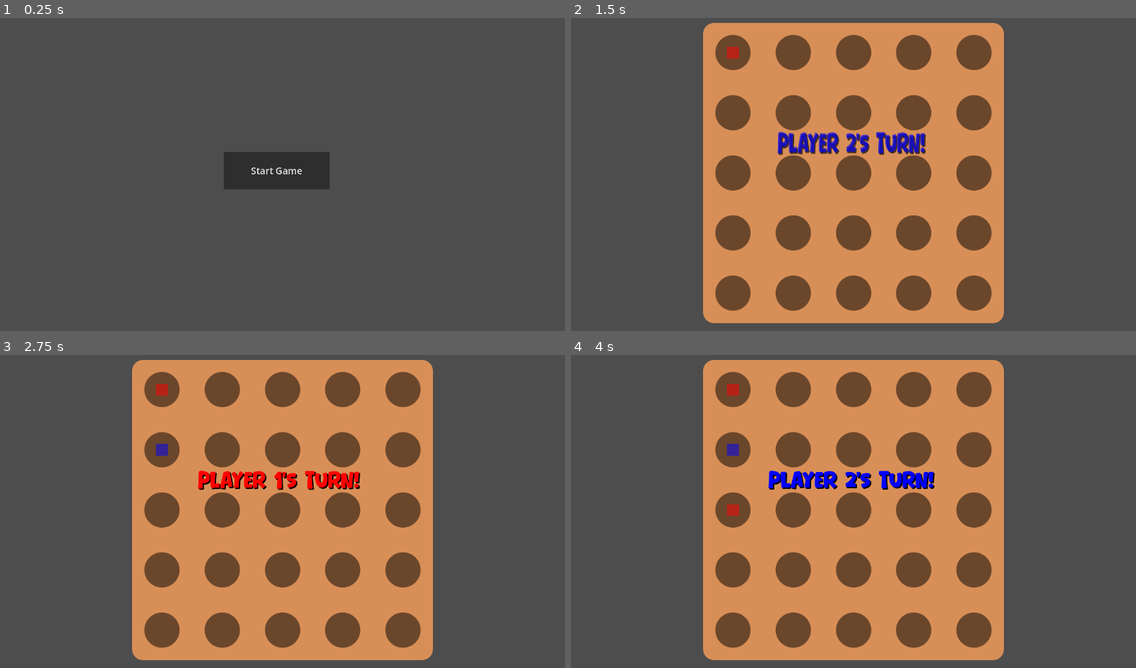
Above: before the commit, frames 1-4 (two rows, left to right).
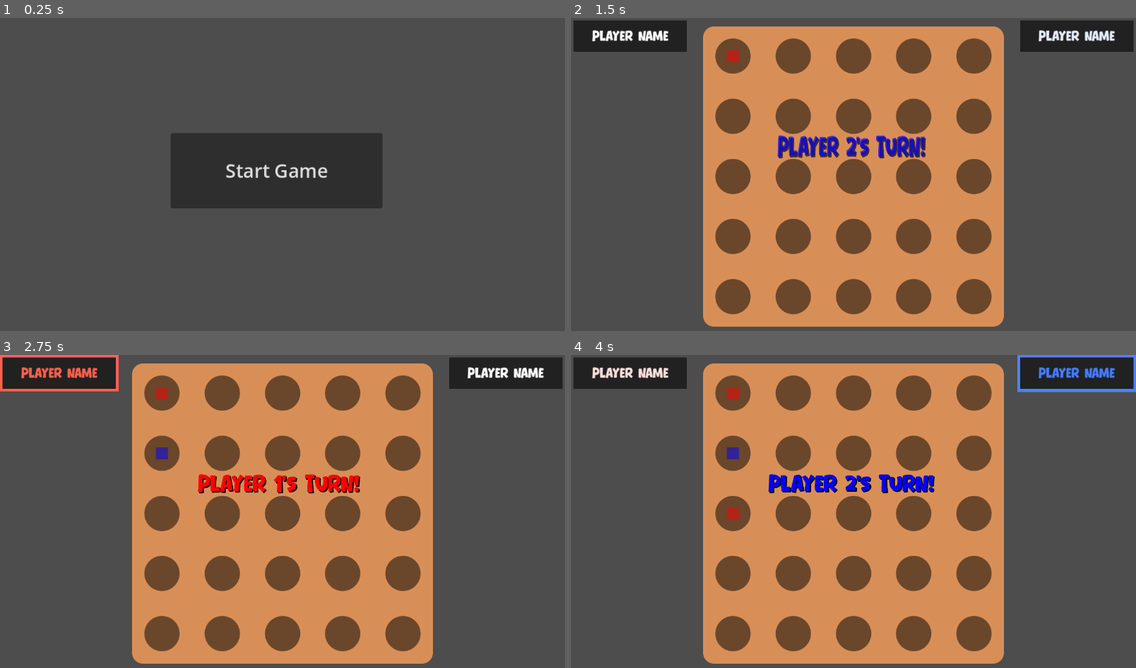
Above: after the commit, the same moments.

Repository: morfyy/4square
Game: Godot game, scene res://scenes/menu.tscn
Two runs of this game, one before a commit and one after it. Both use one fixed random seed, a clock stepped at 60 frames per second and the inputs below.
Inputs (mouse positions are in pixels of both pictures, inside the frame that each line leads up to; where the layout moved, square brackets give the same spot in the first picture):
- Up to frame 1 (0.25 s): no input
- Up to frame 2 (1.5 s): click "Start Game" at 0.5 s; click (734, 55) [734, 52] at 1.25 s
- Up to frame 3 (2.75 s): click (163, 448) at 2.02 s
- Up to frame 4 (4 s): click (734, 452) at 2.77 s; click (734, 511) at 3.52 s

The runs differ from the first frame. In frame 1, 7.1% of the frame differs, in the area x 30-68%, y 36-61%; in frame 2, 10%; in frame 3, 11%; in frame 4, 11%, in the area x 0-100%, y 0-99%.

Commit message:
feat: Implement player icons.

Diff:
--- a/custom_nodes/mobile_control.gd
+++ b/custom_nodes/mobile_control.gd
@@ -10,7 +10,7 @@
 
 func _ready() -> void:
 	on_mobile = OS.get_name()=="Android" or OS.get_name()=="iOS"
-	#on_mobile = true # debug
+	on_mobile = true # debug
 	get_window().size_changed.connect(on_window_size_changed)
 	on_window_size_changed()
 
--- a/scenes/game.gd
+++ b/scenes/game.gd
@@ -9,6 +9,8 @@
 
 @onready var players:Node = $players
 var active_player:int = 0
+
+@onready var icons:Array = [$player1/PlayerIcon, $player2/PlayerIcon]
 
 func get_active_player() -> Player:
 	return players.get_child(active_player)
@@ -53,9 +55,11 @@
 	board.get_child(at_hole).set_value(by)
 
 	get_active_player().is_active = false
+	icons[active_player].deactivate()
 	active_player += 1
 	active_player = active_player % players.get_child_count()
 	get_active_player().is_active = true
+	icons[active_player].activate()
 
 	pop_message(get_active_player().username+"'s turn!", [Color.RED,Color.BLUE][active_player] )
 
--- a/scenes/game.tscn
+++ b/scenes/game.tscn
@@ -1,10 +1,11 @@
-[gd_scene load_steps=9 format=3 uid="uid://b6ksn1iad1qij"]
+[gd_scene load_steps=10 format=3 uid="uid://b6ksn1iad1qij"]
 
 [ext_resource type="Script" uid="uid://55nqiebafw32" path="res://scenes/game.gd" id="1_uwrxv"]
 [ext_resource type="Script" uid="uid://c478wosx0cfy3" path="res://scenes/board.gd" id="2_lnu2h"]
 [ext_resource type="Script" uid="uid://d38n3go2r0oya" path="res://custom_nodes/mobile_control.gd" id="2_yqjtg"]
 [ext_resource type="Texture2D" uid="uid://b7gdkmb15vvwm" path="res://assets/npatch.png" id="3_lbhrr"]
 [ext_resource type="FontFile" uid="uid://bh5bwya71s3eh" path="res://fonts/Bear Days.ttf" id="5_iywne"]
+[ext_resource type="PackedScene" uid="uid://bg8datoo3ujc3" path="res://scenes/player_icon.tscn" id="6_p57ef"]
 
 [sub_resource type="Animation" id="Animation_iywne"]
 resource_name = "pop"
@@ -72,8 +73,6 @@
 anchors_preset = 15
 anchor_right = 1.0
 anchor_bottom = 1.0
-offset_top = -12.0
-offset_bottom = -12.0
 grow_horizontal = 2
 grow_vertical = 2
 script = ExtResource("1_uwrxv")
@@ -112,6 +111,7 @@
 grow_horizontal = 2
 grow_vertical = 2
 script = ExtResource("2_yqjtg")
+mobile_scale_multiplier = 1.0
 metadata/_custom_type_script = "uid://d38n3go2r0oya"
 
 [node name="Label" type="Label" parent="message"]
@@ -142,3 +142,27 @@
 }
 
 [node name="players" type="Node" parent="."]
+
+[node name="player1" type="Control" parent="."]
+layout_mode = 1
+anchors_preset = 0
+script = ExtResource("2_yqjtg")
+mobile_scale_multiplier = 1.8
+metadata/_custom_type_script = "uid://d38n3go2r0oya"
+
+[node name="PlayerIcon" parent="player1" instance=ExtResource("6_p57ef")]
+color = Color(1, 0.37799093, 0.31005007, 1)
+
+[node name="player2" type="Control" parent="."]
+layout_mode = 1
+anchors_preset = 1
+anchor_left = 1.0
+anchor_right = 1.0
+grow_horizontal = 0
+script = ExtResource("2_yqjtg")
+mobile_scale_multiplier = 1.8
+metadata/_custom_type_script = "uid://d38n3go2r0oya"
+
+[node name="PlayerIcon" parent="player2" instance=ExtResource("6_p57ef")]
+position = Vector2(-224, 0)
+color = Color(0.29333335, 0.5063266, 1, 1)
--- /dev/null
+++ b/scenes/player_icon.gd
@@ -0,0 +1,22 @@
+extends Node2D
+class_name PlayerIcon
+
+
+
+@export var color:Color = Color.WHITE
+
+
+func _ready() -> void:
+	$ColorRect.color = color
+
+
+func activate() -> void:
+	var tween:Tween = get_tree().create_tween()
+	tween.tween_property($ColorRect, "scale", Vector2(1.0,1.0), 0.5).set_trans(Tween.TRANS_SPRING)
+	tween.parallel().tween_property($Label, "modulate", color, 0.5).set_trans(Tween.TRANS_SPRING)
+
+
+func deactivate() -> void:
+	var tween:Tween = get_tree().create_tween()
+	tween.tween_property($ColorRect, "scale", Vector2(0.9,0.7), 0.5)
+	tween.parallel().tween_property($Label, "modulate", Color.WHITE, 0.5)
--- /dev/null
+++ b/scenes/player_icon.tscn
@@ -0,0 +1,30 @@
+[gd_scene load_steps=3 format=3 uid="uid://bg8datoo3ujc3"]
+
+[ext_resource type="Script" uid="uid://b7x5dxhoexq53" path="res://scenes/player_icon.gd" id="1_3ldl0"]
+[ext_resource type="FontFile" uid="uid://bh5bwya71s3eh" path="res://fonts/Bear Days.ttf" id="1_grgdn"]
+
+[node name="PlayerIcon" type="Node2D"]
+script = ExtResource("1_3ldl0")
+
+[node name="ColorRect" type="ColorRect" parent="."]
+offset_right = 224.0
+offset_bottom = 69.0
+scale = Vector2(0.9, 0.7)
+pivot_offset = Vector2(112, 34)
+
+[node name="ColorRect2" type="ColorRect" parent="."]
+offset_left = 5.0
+offset_top = 5.0
+offset_right = 219.0
+offset_bottom = 64.0
+color = Color(0.12955853, 0.12955844, 0.12955841, 1)
+
+[node name="Label" type="Label" parent="."]
+offset_right = 224.0
+offset_bottom = 69.0
+theme_override_fonts/font = ExtResource("1_grgdn")
+theme_override_font_sizes/font_size = 24
+text = "Player Name"
+horizontal_alignment = 1
+vertical_alignment = 1
+clip_text = true
Not shown, added: scenes/player_icon.gd.uid
